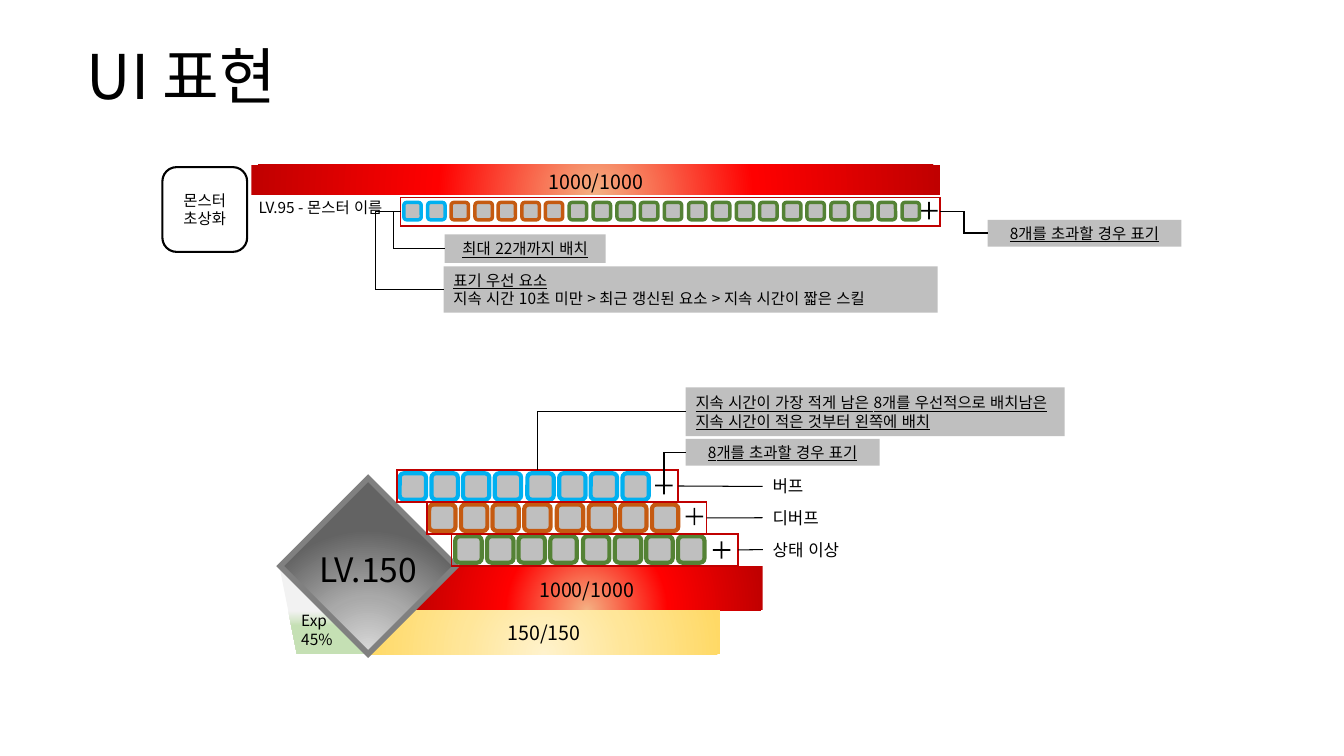
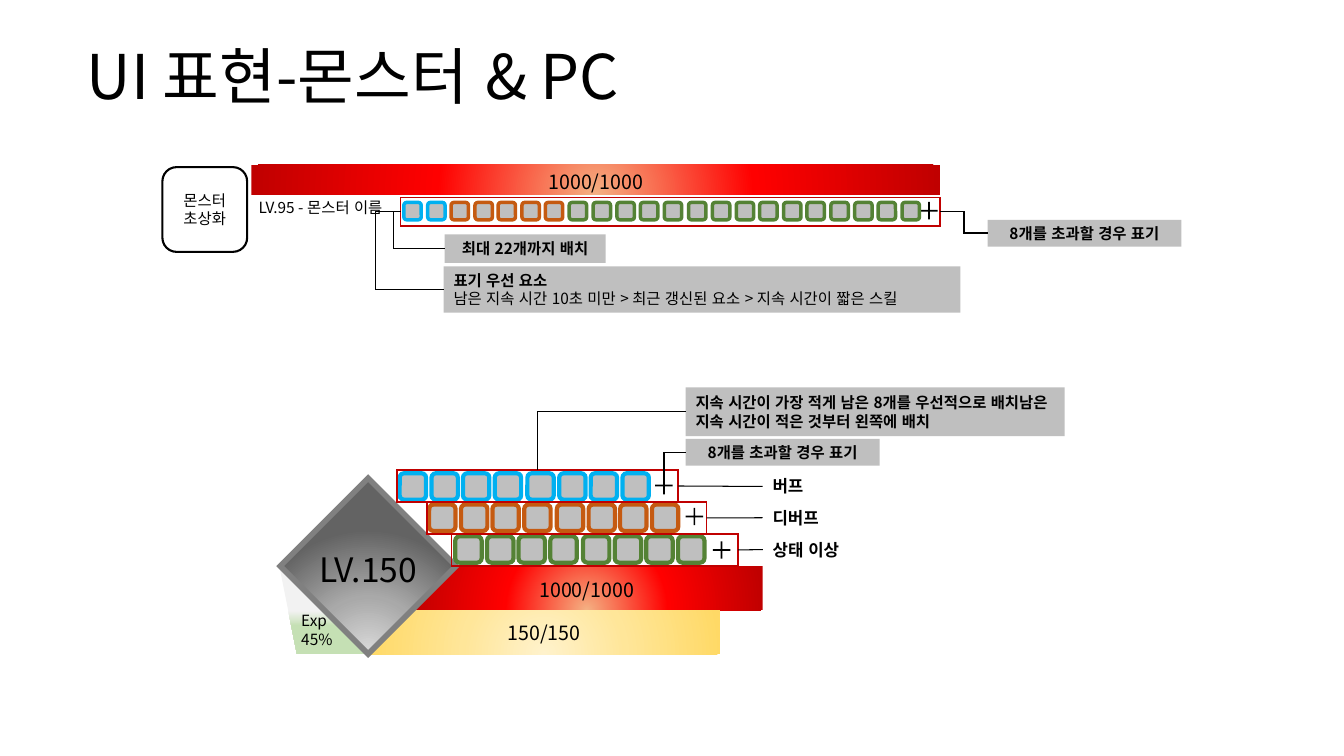
Before and after one commit to yjk0401/unityenginebasic_9th, a slide deck: slide 71 of 기획/방랑엽사전/스킬 시스템 기획서.pptx (slide 69 before the commit). Drawn at 1344x756 pixels with LibreOffice and Linux fonts; fonts in the diff are those of the drawing. Boxes give left, top, right and bottom in pixels: in the first picture for what was removed or moved away, otherwise in the second. Text is boxed around its words. In the diff, an @@ line names an element or a change of style, - is before the commit and + after.

```diff
--- a/기획/방랑엽사전/스킬 시스템 기획서.pptx
+++ b/기획/방랑엽사전/스킬 시스템 기획서.pptx
@@ text at (87, 48, 619, 104): text changed @@
-UI 표현
+UI 표현-몬스터 & PC
@@ bold on, underline off in 4 elements at (686, 387, 1065, 436), (686, 439, 879, 466), (445, 234, 606, 262), (988, 220, 1182, 247) @@
@@ rectangle "표기 우선 요소": place and size @@
-rectangle "표기 우선 요소" at (444, 266, 938, 313)
+rectangle "표기 우선 요소" at (444, 266, 961, 313)
@@ text in rectangle at (454, 291, 897, 305): text changed @@
-지속 시간 10초 미만 > 최근 갱신된 요소 > 지속 시간이 짧은 스킬
+남은 지속 시간 10초 미만 > 최근 갱신된 요소 > 지속 시간이 짧은 스킬
@@ text in rectangle at (454, 273, 547, 288): bold on, underline off in "표기 우선 요소" @@
@@ bold on in 3 elements at (773, 478, 804, 494), (773, 510, 819, 526), (773, 542, 839, 558) @@
```
Also in this commit, not shown: 27 other slides changed, 2 slides added, 3 other files.
